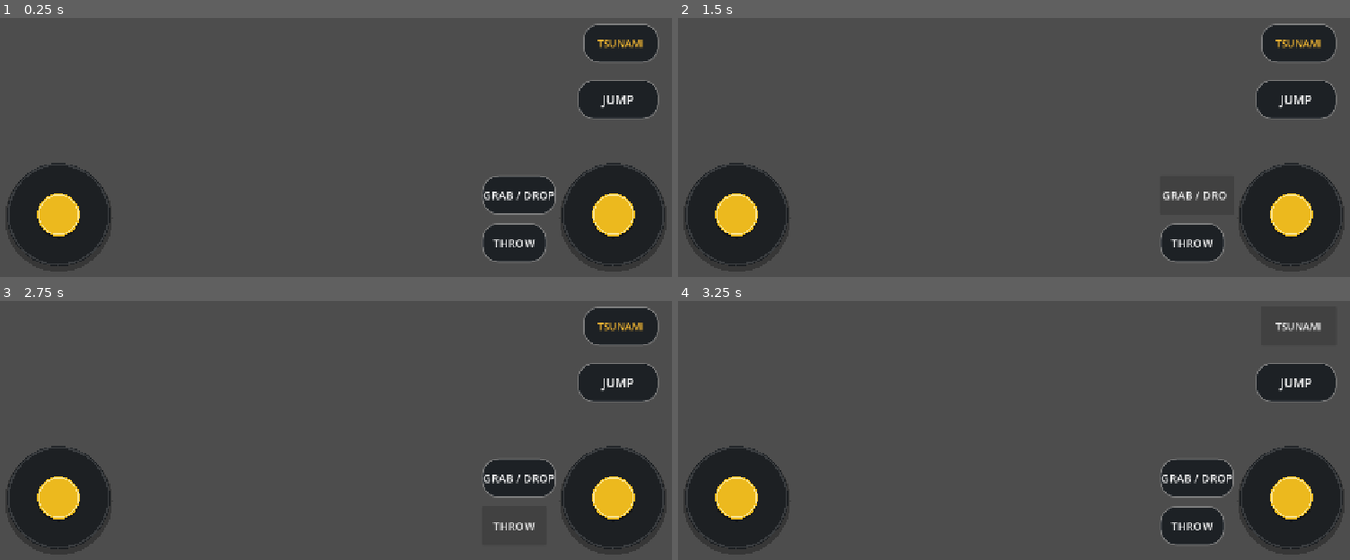
Above: before the commit, frames 1-4 (two rows, left to right).
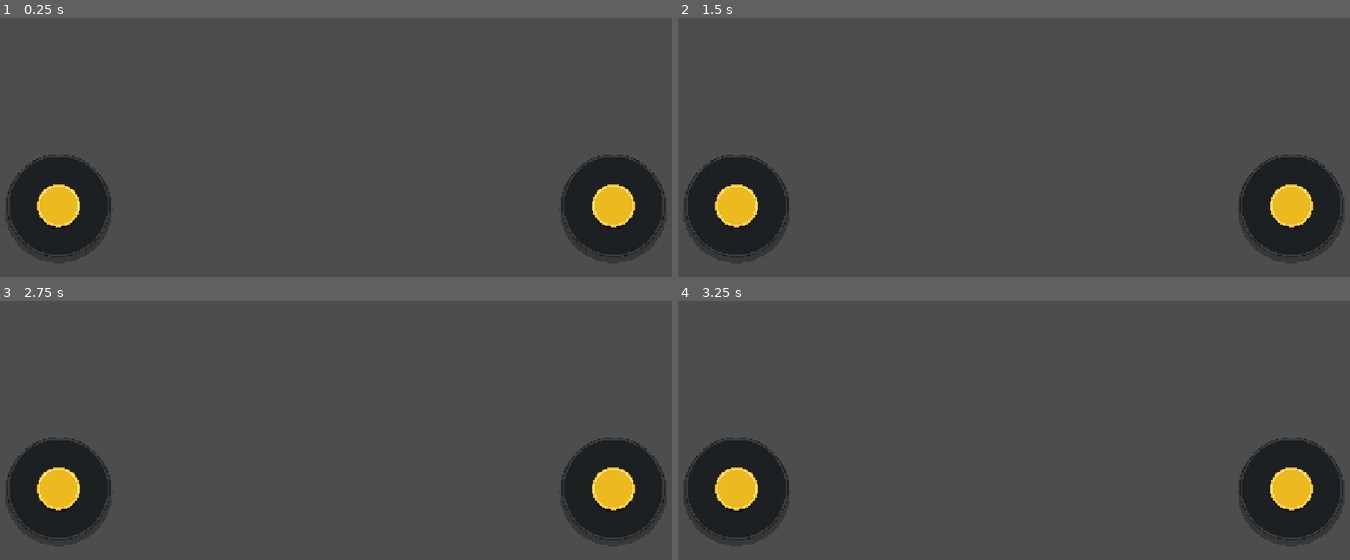
Above: after the commit, the same moments.

Repository: manojoffl-git/chaos-island-build
Game: Godot game, scene res://scenes/MobileControls.tscn
Same seed, same stepped clock (60 frames per second), same inputs: the game is played once before the commit and once after it. This scene is started directly instead of the project's main scene.
Inputs (mouse positions are in pixels of both pictures, inside the frame that each line leads up to):
- Up to frame 1 (0.25 s): no input
- Up to frame 2 (1.5 s): click (1296, 98) at 0.5 s, where only the run before the commit has a clickable "JUMP"; click (1195, 194) at 1.25 s, where only the run before the commit has a clickable "GRAB / DROP"
- Up to frame 3 (2.75 s): click (517, 526) at 2 s, where only the run before the commit has a clickable "THROW"
- Up to frame 4 (3.25 s): click (1296, 326) at 2.75 s, where only the run before the commit has a clickable "TSUNAMI"

The runs differ from the first frame. In frame 1, 9.0% of the frame differs, in the area x 1-99%, y 2-96%; in frame 2, 7.7%; in frame 3, 7.9%; in frame 4, 7.6%.
Error before the commit: Attempt to call function 'mobile_jump' in base 'null instance' on a null instance. (res://scripts/mobile_controls.gd:23)

Commit message:
Make mobile controls responsive to landscape screens

Diff:
--- a/scenes/MobileControls.tscn
+++ b/scenes/MobileControls.tscn
@@ -19,19 +19,28 @@
 script = ExtResource("1")
 
 [node name="MoveJoystick" type="Control" parent="."]
+anchors_preset = 1
+anchor_top = 1.0
+anchor_right = 0.0
+anchor_bottom = 1.0
 offset_left = 36.0
-offset_top = 480.0
+offset_top = -256.0
 offset_right = 256.0
-offset_bottom = 700.0
+offset_bottom = -36.0
 script = ExtResource("2")
 radius = 92.0
 knob_radius = 38.0
 
 [node name="LookJoystick" type="Control" parent="."]
-offset_left = 1024.0
-offset_top = 480.0
-offset_right = 1244.0
-offset_bottom = 700.0
+anchors_preset = 3
+anchor_left = 1.0
+anchor_top = 1.0
+anchor_right = 1.0
+anchor_bottom = 1.0
+offset_left = -256.0
+offset_top = -256.0
+offset_right = -36.0
+offset_bottom = -36.0
 script = ExtResource("2")
 radius = 92.0
 knob_radius = 38.0
@@ -41,40 +50,56 @@
 anchors_preset = 0
 
 [node name="Jump" type="Button" parent="Actions"]
-offset_left = 1070.0
-offset_top = 350.0
-offset_right = 1215.0
-offset_bottom = 420.0
+anchor_left = 1.0
+anchor_top = 1.0
+anchor_right = 1.0
+anchor_bottom = 1.0
+offset_left = -175.0
+offset_top = -370.0
+offset_right = -30.0
+offset_bottom = -300.0
 theme_override_colors/font_color = Color(1, 1, 1, 1)
 theme_override_font_sizes/font_size = 22
 theme_override_styles/normal = SubResource("ButtonStyle")
 text = "JUMP"
 
 [node name="Grab" type="Button" parent="Actions"]
-offset_left = 900.0
-offset_top = 520.0
-offset_right = 1015.0
-offset_bottom = 590.0
+anchor_left = 1.0
+anchor_top = 1.0
+anchor_right = 1.0
+anchor_bottom = 1.0
+offset_left = -380.0
+offset_top = -205.0
+offset_right = -265.0
+offset_bottom = -135.0
 theme_override_colors/font_color = Color(1, 1, 1, 1)
-theme_override_font_sizes/font_size = 20
+theme_override_font_sizes/font_size = 18
 theme_override_styles/normal = SubResource("ButtonStyle")
 text = "GRAB / DROP"
 
 [node name="Throw" type="Button" parent="Actions"]
-offset_left = 900.0
-offset_top = 605.0
-offset_right = 1015.0
-offset_bottom = 675.0
+anchor_left = 1.0
+anchor_top = 1.0
+anchor_right = 1.0
+anchor_bottom = 1.0
+offset_left = -380.0
+offset_top = -120.0
+offset_right = -265.0
+offset_bottom = -50.0
 theme_override_colors/font_color = Color(1, 1, 1, 1)
 theme_override_font_sizes/font_size = 20
 theme_override_styles/normal = SubResource("ButtonStyle")
 text = "THROW"
 
 [node name="Disaster" type="Button" parent="Actions"]
-offset_left = 1080.0
-offset_top = 250.0
-offset_right = 1215.0
-offset_bottom = 320.0
+anchor_left = 1.0
+anchor_top = 1.0
+anchor_right = 1.0
+anchor_bottom = 1.0
+offset_left = -175.0
+offset_top = -455.0
+offset_right = -30.0
+offset_bottom = -385.0
 theme_override_colors/font_color = Color(1, 0.75, 0.2, 1)
 theme_override_font_sizes/font_size = 18
 theme_override_styles/normal = SubResource("ButtonStyle")
